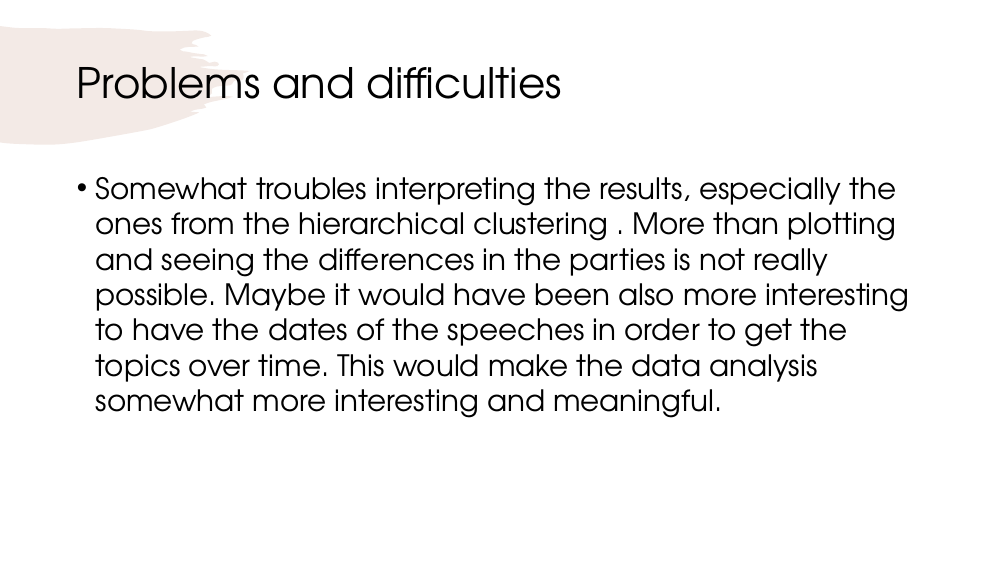
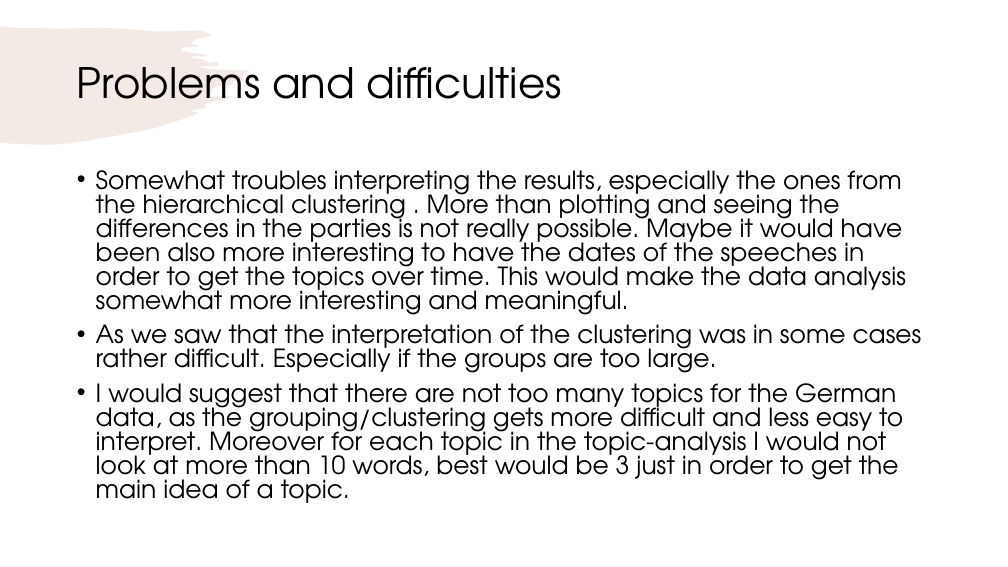
Before and after one commit to rfahrn/Exercise_3, a slide deck: slide 12 of Report – Key Findings.pptx. Drawn at 1008x567 pixels with LibreOffice and Linux fonts; fonts in the diff are those of the drawing. Boxes give left, top, right and bottom in pixels: in the first picture for what was removed or moved away, otherwise in the second. Text is boxed around its words. In the diff, an @@ line names an element or a change of style, - is before the commit and + after.

```diff
--- a/Report – Key Findings.pptx
+++ b/Report – Key Findings.pptx
@@ text at (96, 170, 906, 315): size 28 to 23.8 pt in "Somewhat troubles interpreting the results, especially the ..."; line spacing 1 to 0.8 @@
@@ text at (96, 324, 922, 503): paragraphs added @@
+• As we saw that the interpretation of the clustering was in some cases rather difficult. Especially if the groups are too large.
+• I would suggest that there are not too many topics for the German data, as the grouping/clustering gets more difficult and less easy to interpret. Moreover for each topic in the topic-analysis I would not look at more than 10 words, best would be 3 just in order to get the main idea of a topic.
```
Also in this commit, not shown: 1 other file.
